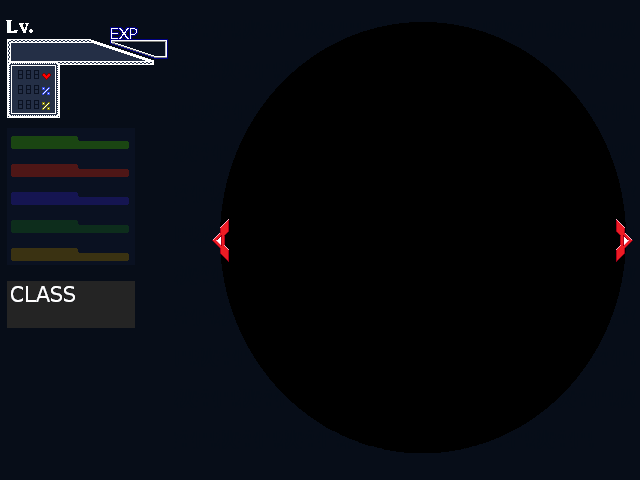
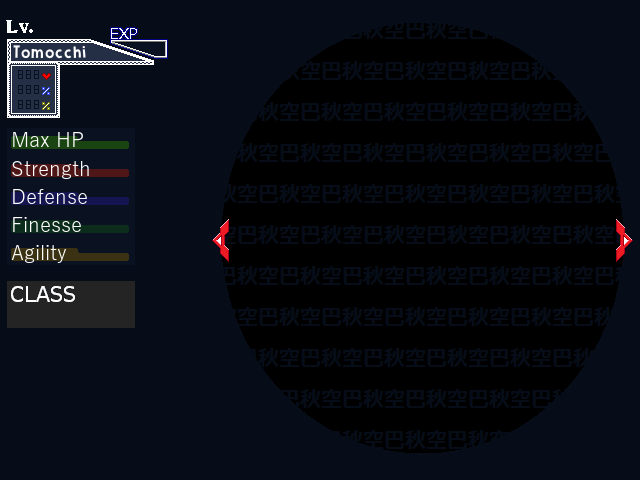
Two versions of the same layered image (w=640, h=480). Layer-by-layer changes:
removed layer "Pasted Layer #1" over [616, 219, 626, 262]
removed layer "Pasted Layer" over [220, 219, 229, 262]
renamed "Pasted Layer #3" to "Tomocchi", showed it, moved it above "Stats copy", painted on it over [13, 45, 86, 59]
added group "Stats copy" with 6 layers above "Circle" over [11, 132, 89, 263]
renamed "Pasted Layer #4" to "Max HP", showed it, moved it into group "Stats copy", painted on it over [13, 132, 83, 263]
added layer "Strength" in group "Stats copy" over [12, 161, 89, 179]
added layer "Defense" in group "Stats copy" over [13, 189, 87, 204]
added layer "Finesse" in group "Stats copy" over [13, 217, 81, 232]
added layer "Agility" in group "Stats copy" over [11, 245, 66, 263]
renamed "sステータス下地03ともっち.PNG" to "BG", painted on it over [11, 22, 626, 449]
